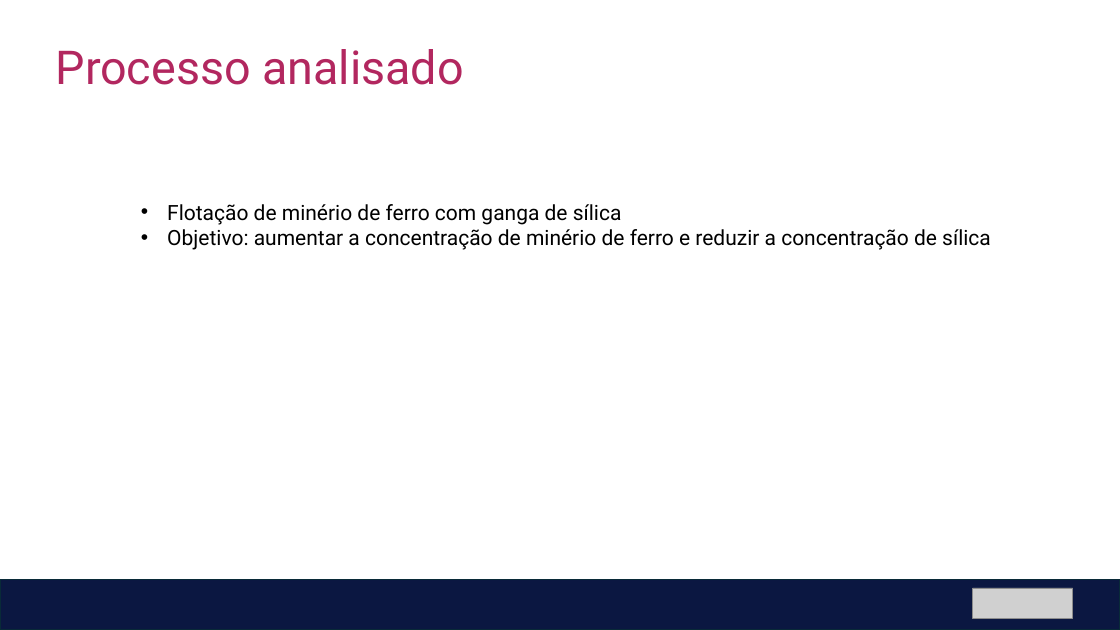
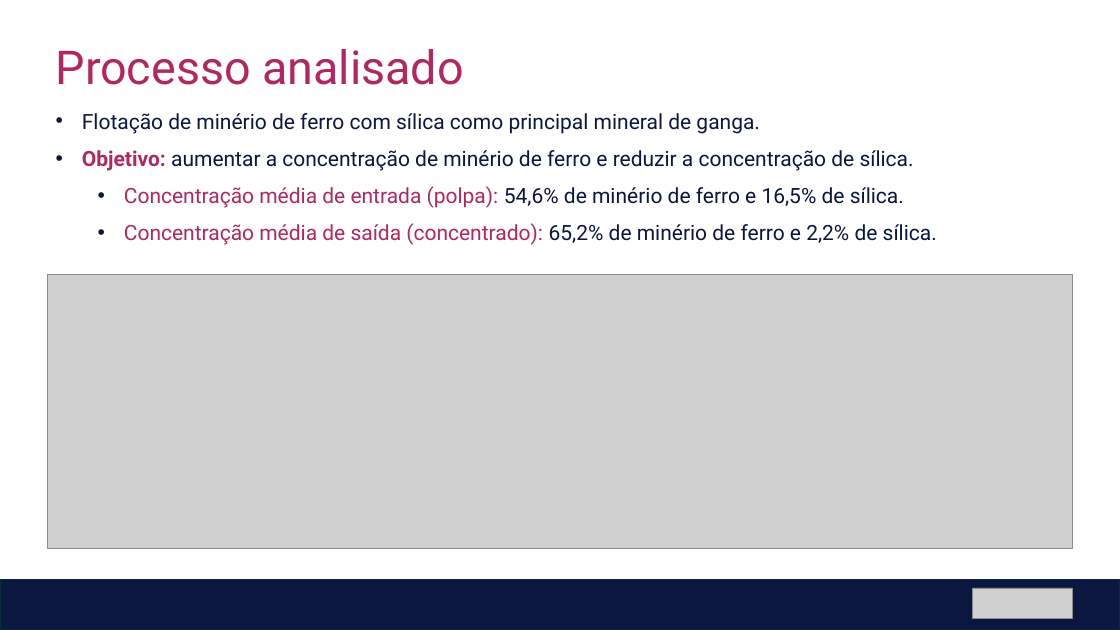
Before and after one commit to matleobor/case-ihm, a slide deck: slide 2 of IHM Stefanini - Análise de Oportunidade - Flotação.pptx. Drawn at 1120x630 pixels with LibreOffice and Linux fonts; fonts in the diff are those of the drawing; grey boxes stand for pictures. Boxes give left, top, right and bottom in pixels: in the first picture for what was removed or moved away, otherwise in the second. Text is boxed around its words. In the diff, an @@ line names an element or a change of style, - is before the commit and + after.

```diff
--- a/IHM Stefanini - Análise de Oportunidade - Flotação.pptx
+++ b/IHM Stefanini - Análise de Oportunidade - Flotação.pptx
@@ text at <box>82,113,937,245</box>: text changed; text colour #000000 to #0B1741 @@
-• Flotação de minério de ferro com ganga de sílica
-• Objetivo: aumentar a concentração de minério de ferro e reduzir a concentração de sílica
+• Flotação de minério de ferro com sílica como principal mineral de ganga.
+• Objetivo: aumentar a concentração de minério de ferro e reduzir a concentração de sílica.
+  • Concentração média de entrada (polpa): 54,6% de minério de ferro e 16,5% de sílica.
+  • Concentração média de saída (concentrado): 65,2% de minério de ferro e 2,2% de sílica.
@@ picture added at <box>47,275,1072,549</box> @@
```
Also in this commit, not shown: 13 slides added, 1 other file.
